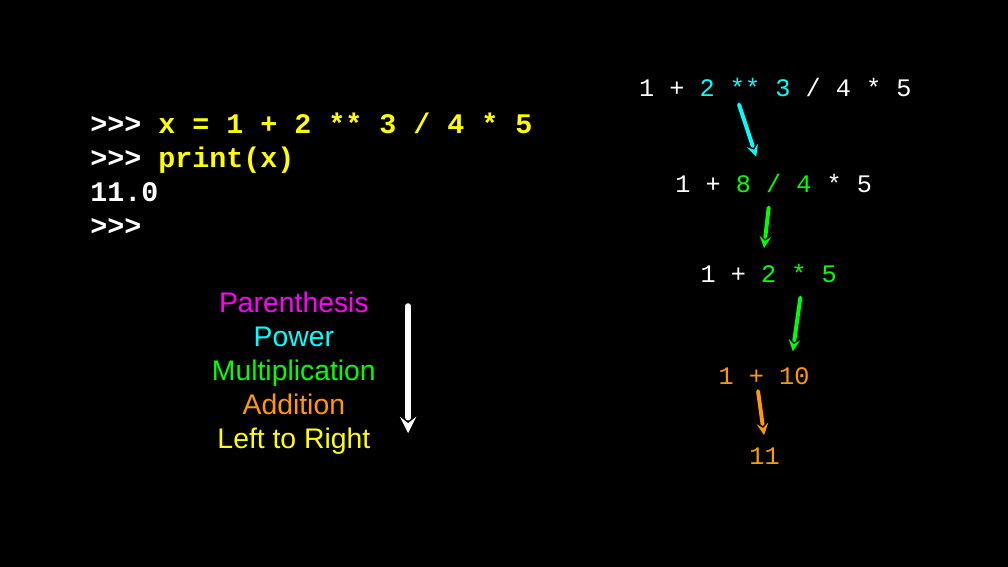
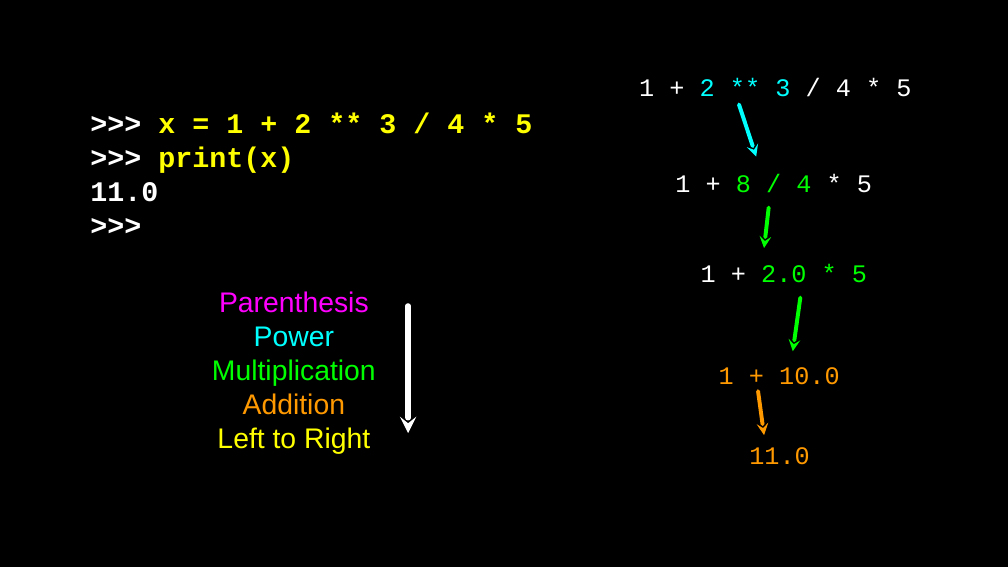
Before and after one commit to csev/py4e, a slide deck: slide 20 of lectures3/Pythonlearn-02-Expressions.pptx. Drawn at 1008x567 pixels with LibreOffice and Linux fonts; fonts in the diff are those of the drawing. Boxes give left, top, right and bottom in pixels: in the first picture for what was removed or moved away, otherwise in the second. Text is boxed around its words. In the diff, an @@ line names an element or a change of style, - is before the commit and + after.

Commit message:
FIx the type in division

```diff
--- a/lectures3/Pythonlearn-02-Expressions.pptx
+++ b/lectures3/Pythonlearn-02-Expressions.pptx
@@ text at (701, 265, 867, 283): text changed @@
-1 + 2 * 5
+1 + 2.0 * 5
@@ text at (719, 367, 839, 385): text changed @@
-1 + 10
+1 + 10.0
@@ text at (749, 447, 809, 465): text changed @@
-11
+11.0
```
